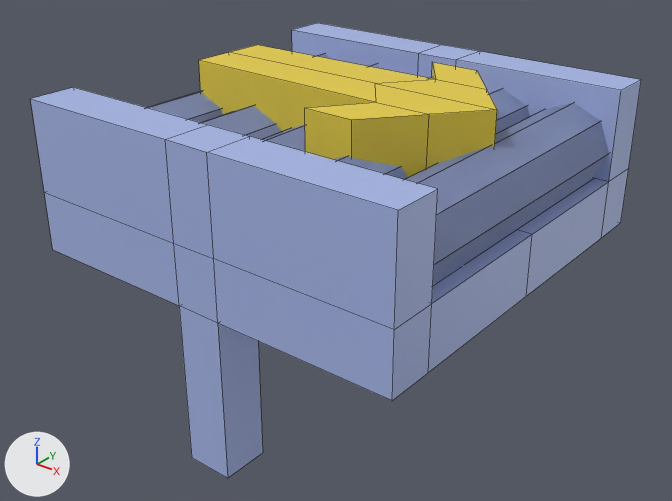
The FBX model DOTS in Mars/Assets/DOTSInMars/Models/conveyor.fbx, before and after one commit.
One viewpoint serves both versions: a camera (50 mm lens) standing at (1.291, -1.65, 1.366) and looking at (-0.008, -0.026, 0.359). The lights are fixed; the arrows at lower left show +X, +Y and +Z. Mesh edges are drawn as thin lines. Vertices at the same position are counted once.

Objects in the first picture: 'ConveyorMesh'.
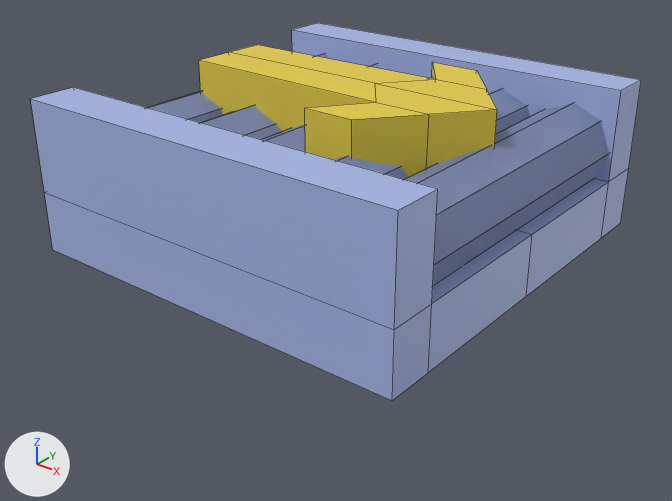
The newer file is also turned or shifted as a whole; pictures and numbers use the older file's frame.

What changed in the scene script:
```text
Change me_conveyormesh_001:
    used by ob_conveyormesh; location = (0.0, 0.0, 0.0)
    remove me_conveyormesh_001.from_pydata(...)  # 250 vertices, 166 faces; spans x -0.5..0.5, y -0.5..0.5, z -0.011..0.792
    add me_conveyormesh_001.from_pydata(...)  # 214 vertices, 130 faces; spans x -0.5..0.5, y -0.5..0.5, z 0.392..0.792
    me_conveyormesh_001 part 1
    36 vertices are removed from x -0.058..0.058, y -0.5..0.5, z -0.011..0.765
    50 faces are deleted
    14 new faces join them, mat_conveyor (blue #a6b7e7)
```

Where the change shows, as pixel boxes [x1, y1, x2, y2] in the pictures (672 x 501 px):
'ConveyorMesh', reshaped (17% shorter)
    before: [31, 23, 641, 478]
    after: [31, 23, 641, 401]
part 1 of me_conveyormesh_001, cut back
    before: [31, 23, 641, 478]
    after: [31, 23, 641, 400]
